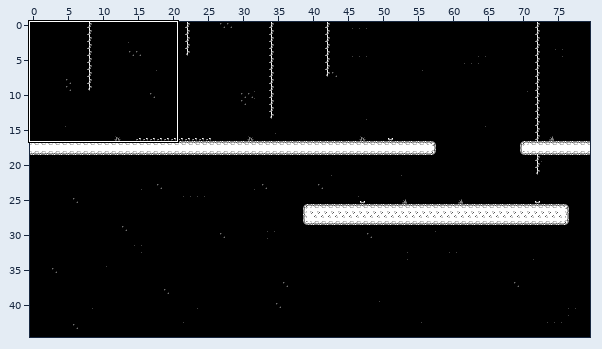
Tiled map, stored at Output/Assets/map/Map.tmx. The first picture is a wide view before the edit; the outline marks the close-up.
Close-up. Before:
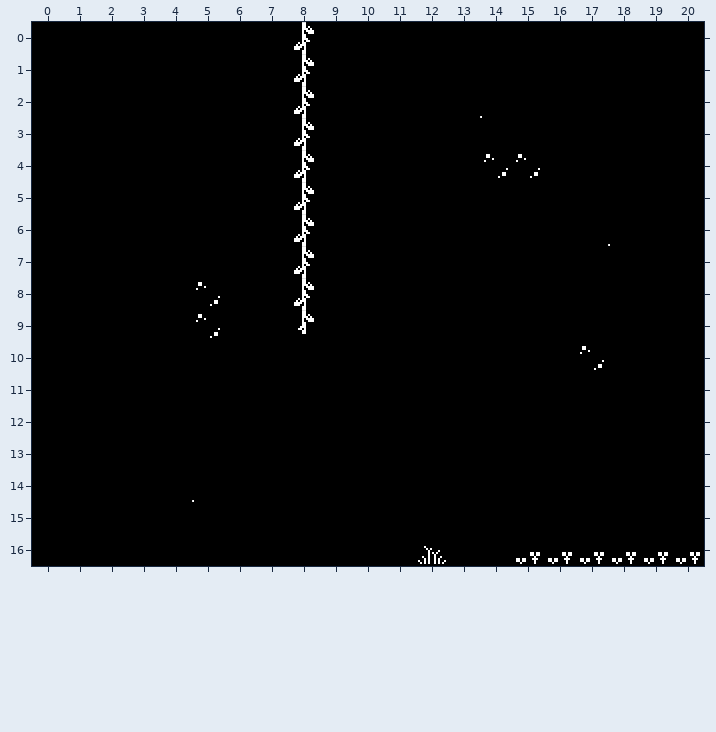
Cells are 16x16 px. Shown: x 0..20, y 0..16. The commit also changed other parts of the map, which this record leaves out. The old version is drawn lined up with the new one.
Once edited:
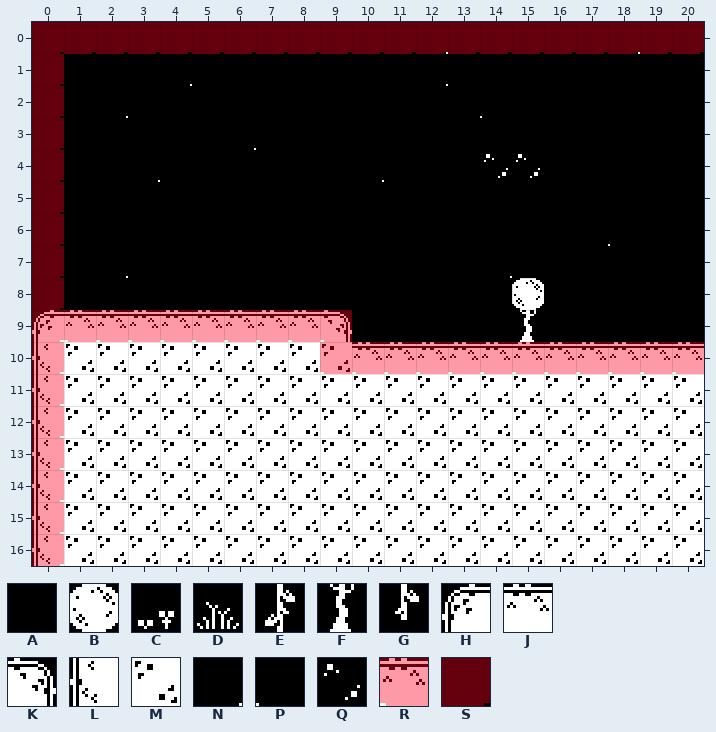
Key: from "TileSet": A 0, B 14, C 16, D 18, E 19, F 34, G 39, H 87, J 88, K 89, L 107, M 108, N 214, P 234, Q 291; from "meta": R 21, S 22.
_ is an empty cell.
Tiles of an added or newly shown layer are drawn over the layers below it.
See-through tiles are keyed as they look on the map.
Diff:
{"change": "map size 80x30 -> 80x45 cells"}
{"where": "layer \"Capa de patrones 1\""}
{"y":0,"x":8,"old":"E","new":"A"}
{"y":0,"x":12,"old":"A","new":"N"}
{"y":0,"x":18,"old":"A","new":"N"}
{"y":1,"x":8,"old":"E","new":"A"}
{"y":2,"x":8,"old":"E","new":"A"}
{"y":3,"x":8,"old":"E","new":"A"}
{"y":4,"x":8,"old":"E","new":"A"}
{"y":5,"x":8,"old":"E","new":"A"}
{"y":6,"x":8,"old":"E","new":"A"}
{"y":7,"x":8,"old":"E","new":"A"}
{"y":8,"x":5,"old":"Q","new":"A"}
{"y":8,"x":8,"old":"E","new":"A"}
{"y":8,"x":15,"old":"A","new":"B"}
{"y":9,"x":0,"old":"AAAAAQAAGA","new":"HJJJJJJJJK"}
{"y":9,"x":15,"old":"A","new":"F"}
{"y":10,"x":0,"old":"AAAAAAAAAAAAAAAAAQAAA","new":"LMMMMMMMMMJJJJJJJJJJJ"}
{"y":11,"x":0,"old":"AAAAAAAAAAAAAAAAAAAAA","new":"LMMMMMMMMMMMMMMMMMMMM"}
{"y":12,"x":0,"old":"AAAAAAAAAAAAAAAAAAAAA","new":"LMMMMMMMMMMMMMMMMMMMM"}
{"y":13,"x":0,"old":"AAAAAAAAAAAAAAAAAAAAA","new":"LMMMMMMMMMMMMMMMMMMMM"}
{"y":14,"x":0,"old":"AAAAAPAAAAAAAAAAAAAAA","new":"LMMMMMMMMMMMMMMMMMMMM"}
{"y":15,"x":0,"old":"AAAAAAAAAAAAAAAAAAAAA","new":"LMMMMMMMMMMMMMMMMMMMM"}
{"y":16,"x":0,"old":"AAAAAAAAAAAADAACCCCCC","new":"LMMMMMMMMMMMMMMMMMMMM"}
{"where": "layer \"Colliders\" (added)"}
{"y":0,"x":0,"old":"_____________________","new":"SSSSSSSSSSSSSSSSSSSSS"}
{"y":1,"x":0,"old":"_","new":"S"}
{"y":2,"x":0,"old":"_","new":"S"}
{"y":3,"x":0,"old":"_","new":"S"}
{"y":4,"x":0,"old":"_","new":"S"}
{"y":5,"x":0,"old":"_","new":"S"}
{"y":6,"x":0,"old":"_","new":"S"}
{"y":7,"x":0,"old":"_","new":"S"}
{"y":8,"x":0,"old":"_","new":"S"}
{"y":9,"x":0,"old":"__________","new":"SRRRRRRRRR"}
{"y":10,"x":0,"old":"_","new":"S"}
{"y":10,"x":9,"old":"____________","new":"RRRRRRRRRRRR"}
{"y":11,"x":0,"old":"_","new":"S"}
{"y":12,"x":0,"old":"_","new":"S"}
{"y":13,"x":0,"old":"_","new":"S"}
{"y":14,"x":0,"old":"_","new":"S"}
{"y":15,"x":0,"old":"_","new":"S"}
{"y":16,"x":0,"old":"_","new":"S"}
{"label":"changed","picture_box":[32,22,704,566]}
